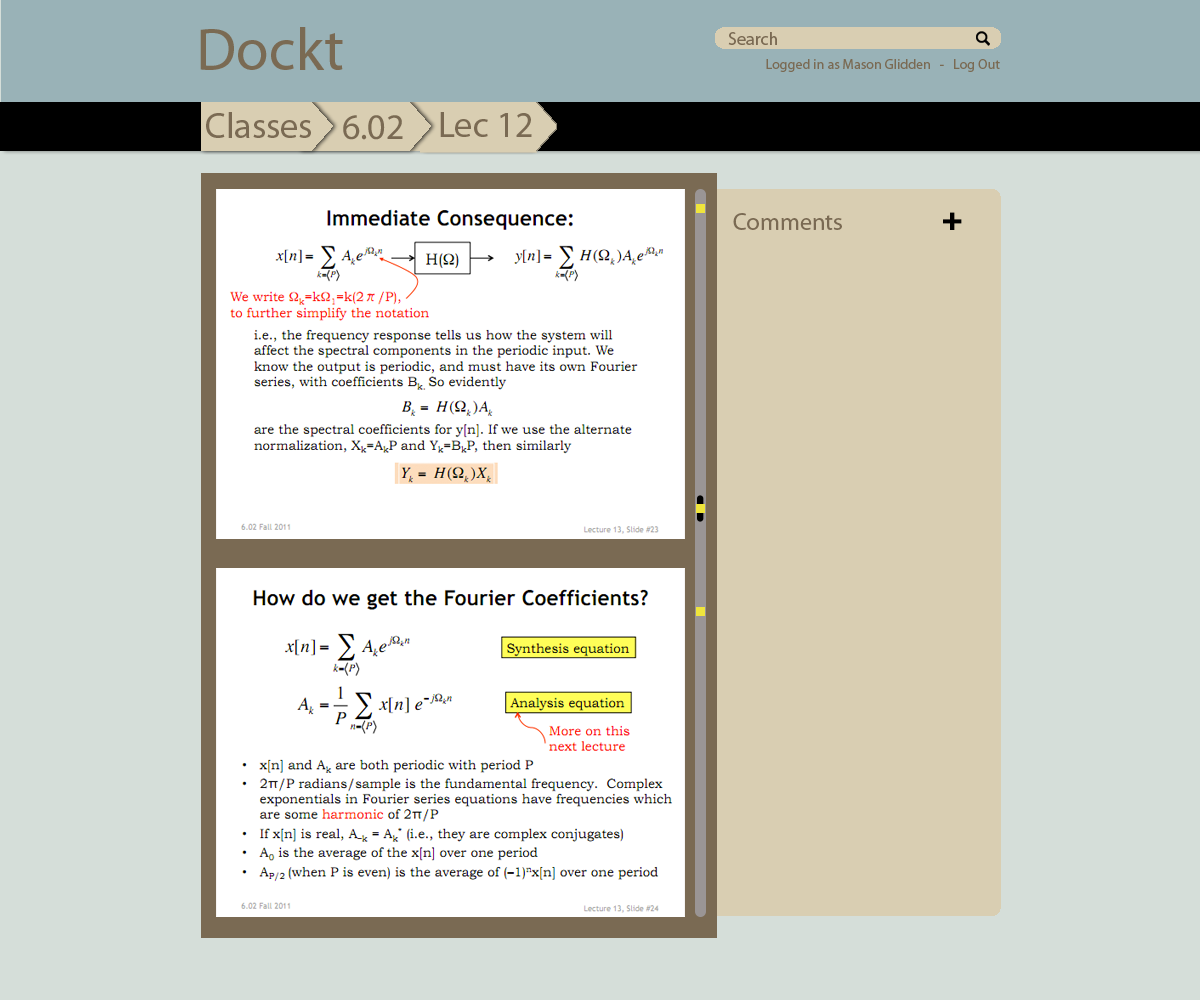
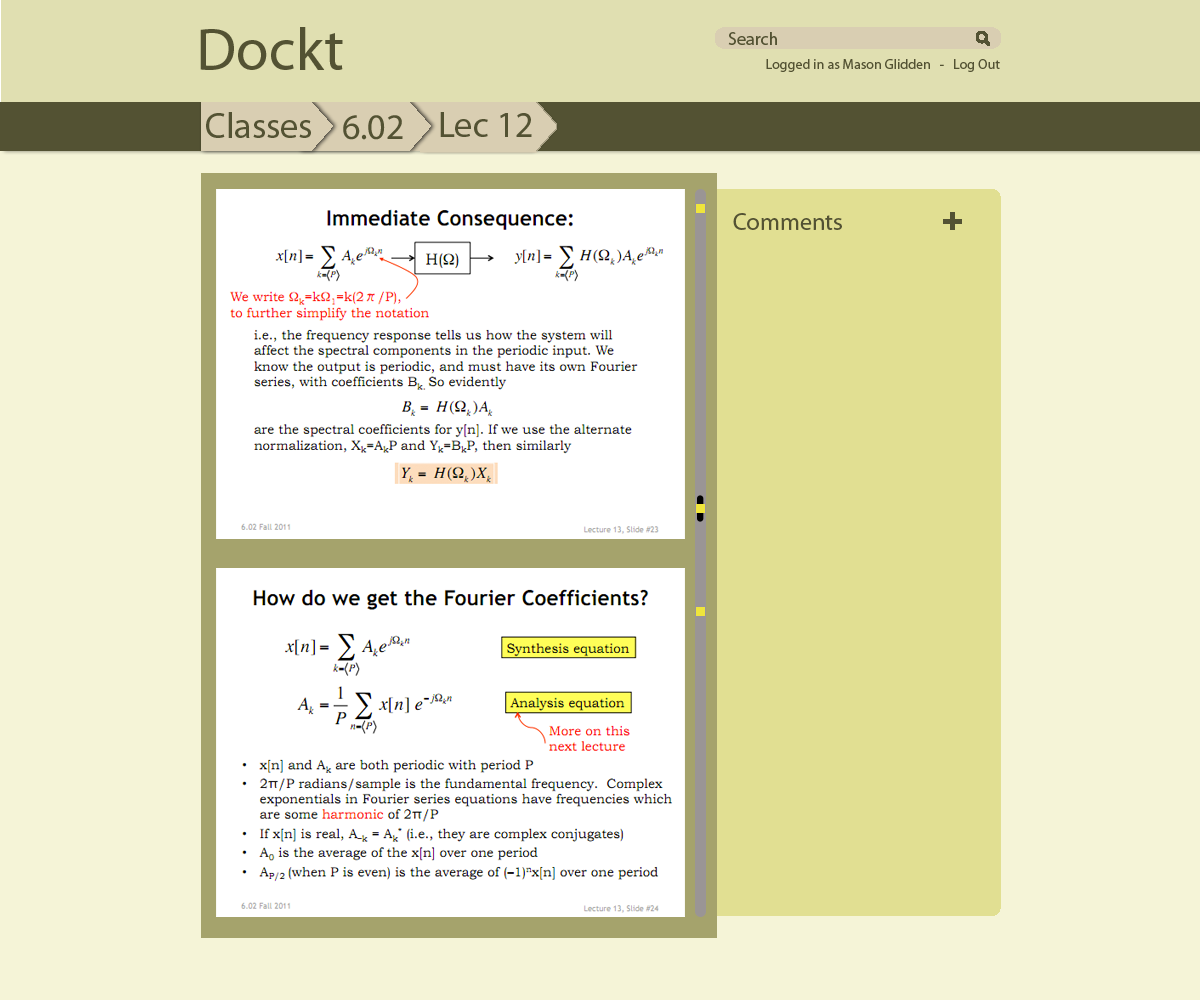
Two versions of the same layered image (1200x1000). Layer-by-layer changes:
renamed "Shape 9" to "plus", painted on it over [left=943, top=212, right=962, bottom=230]
removed layer "Shape 8" over [left=950, top=212, right=955, bottom=230]
painted on "Logged in as Mason Glidden - Log Out" over [left=766, top=59, right=1000, bottom=72]
renamed "glyphicons_027_search" to "search icon", painted on it over [left=976, top=31, right=990, bottom=46]
painted on "Search" over [left=728, top=32, right=777, bottom=45]
painted on "Dockt" over [left=200, top=27, right=343, bottom=70]
painted on "docBox" over [left=201, top=173, right=717, bottom=938]
painted on "Comments" over [left=733, top=213, right=842, bottom=230]
painted on "header" over [left=1, top=0, right=1200, bottom=102]
painted on "Classes" over [left=206, top=112, right=311, bottom=138]
painted on "6.02" over [left=343, top=115, right=403, bottom=140]
painted on "Lec 12" over [left=440, top=112, right=532, bottom=137]
painted on "BCs" over [left=0, top=0, right=1200, bottom=151]
painted on "comments bar" over [left=685, top=189, right=1001, bottom=916]
painted on "Background" over [left=0, top=0, right=1200, bottom=1000]
